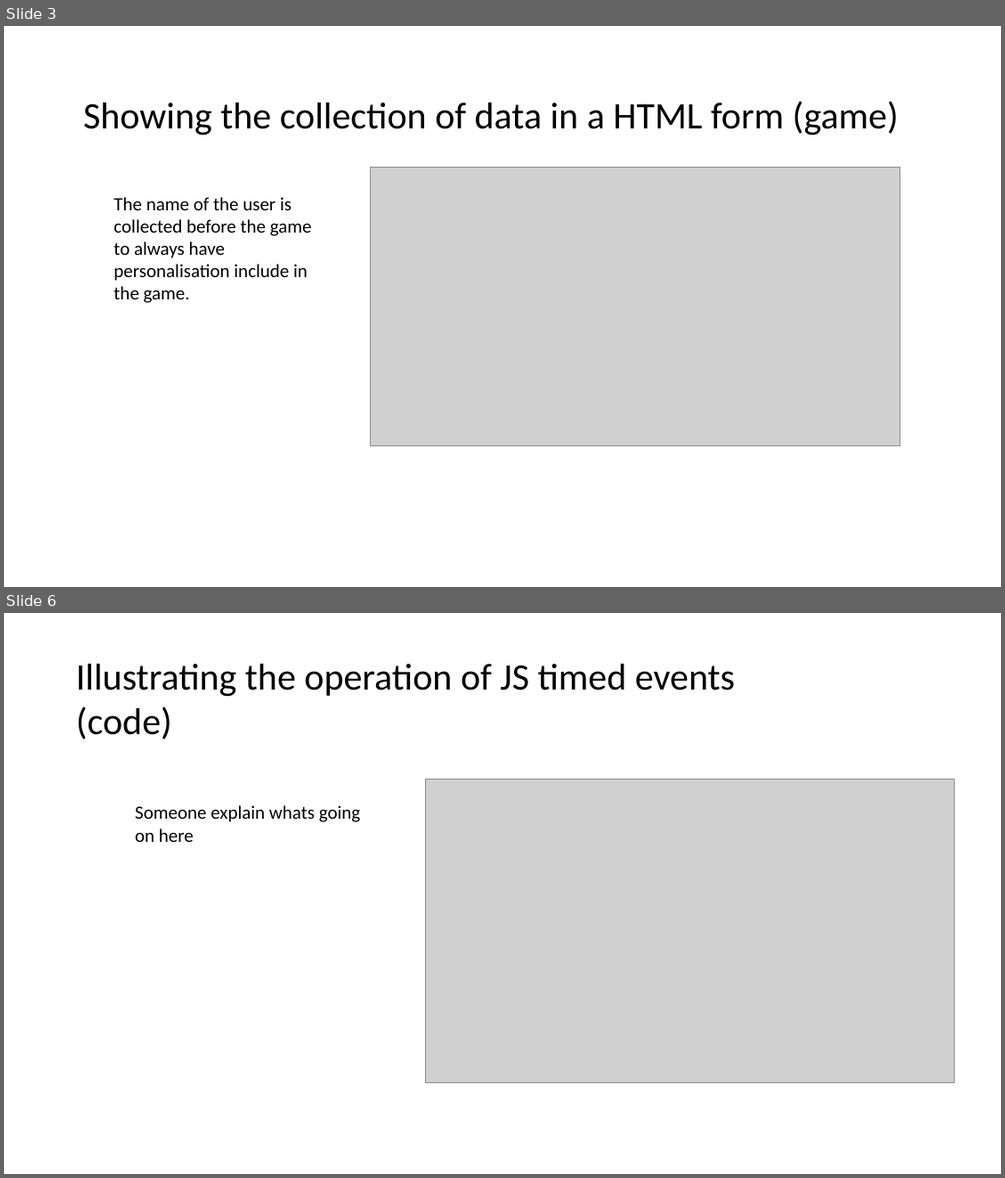
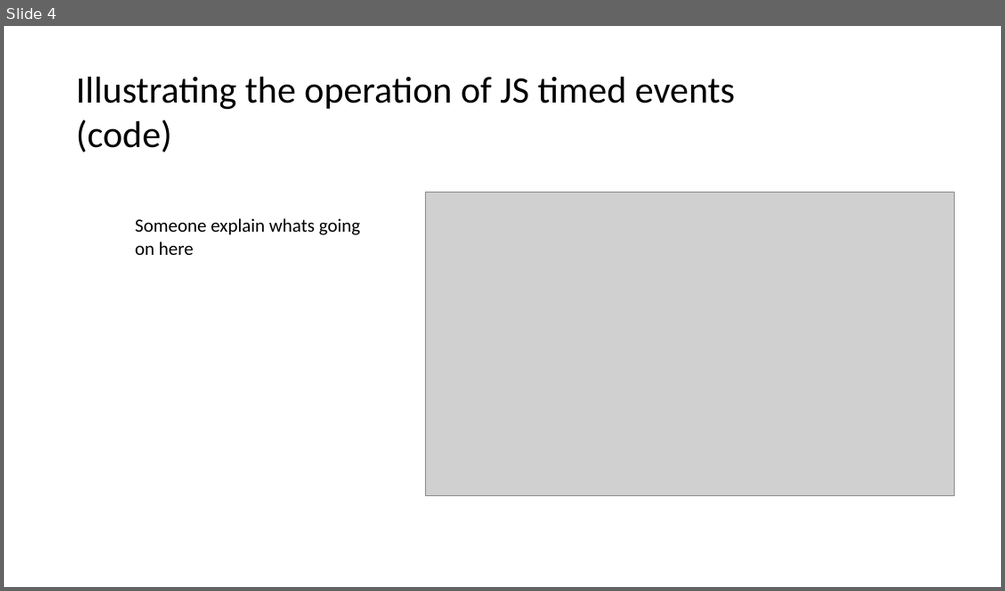
Before and after one commit to t-walk161/CSC1030GroupProject, a slide deck: Pages/TheSlackJobPP.pptx. Shown one above the other, each under a label of ours: slides 3 and 6 before the commit, slide 4 after it; the slides between them are not shown. The pictures are 1005x1178 and 1005x591 pixels, drawn with LibreOffice and Linux fonts; fonts in the diff are those of the drawing; grey boxes stand for pictures. Boxes give left, top, right and bottom in pixels: in the first picture for what was removed or moved away, otherwise in the second. Text is boxed around its words. In the diff, an @@ line names an element or a change of style, - is before the commit and + after.

```diff
--- a/Pages/TheSlackJobPP.pptx
+++ b/Pages/TheSlackJobPP.pptx
@@ slide 3 removed at (4, 26, 1001, 587), background #FFFFFF @@
@@ text removed at (83, 101, 898, 135) @@
-Showing the collection of data in a HTML form (game)
@@ picture removed at (371, 168, 900, 445) @@
@@ text removed at (113, 197, 312, 303) @@
-The name of the user is collected before the game to always have personalisation include in the game.
@@ what was slide 6 is now slide 4 @@
```
Also in this commit, not shown: 2 slides changed, 1 slide added, 2 other slides removed.
